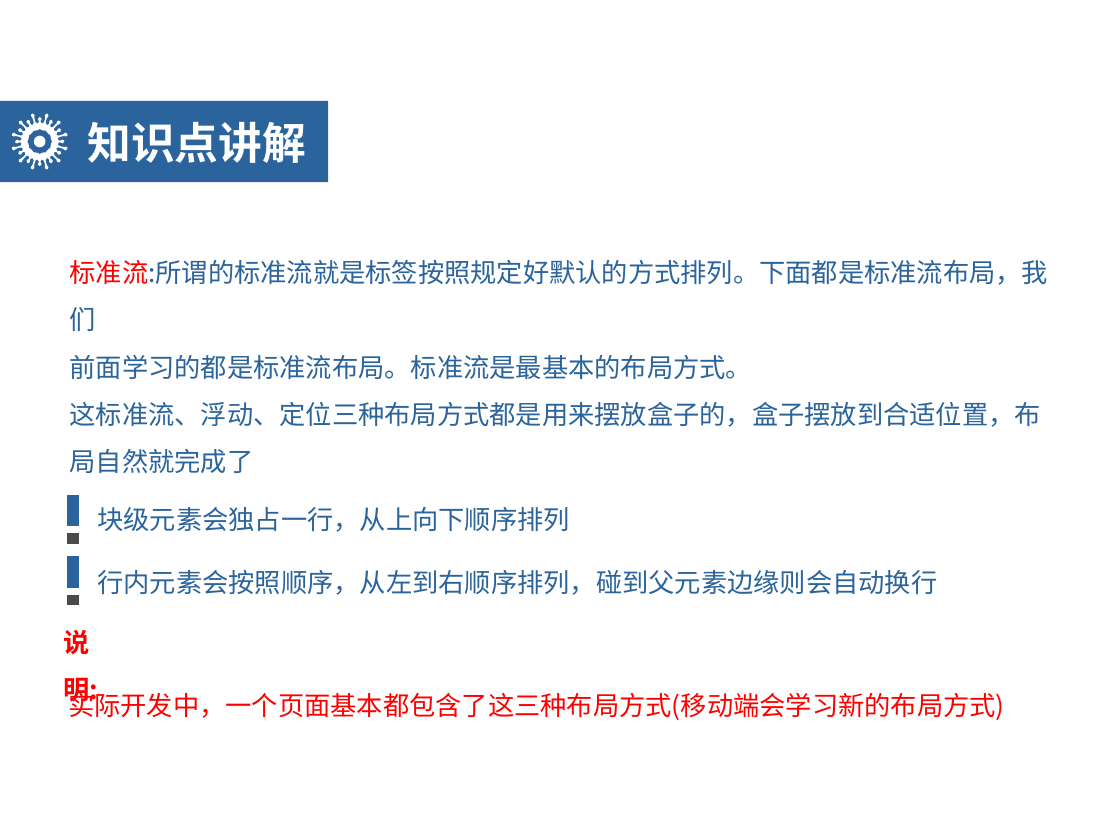
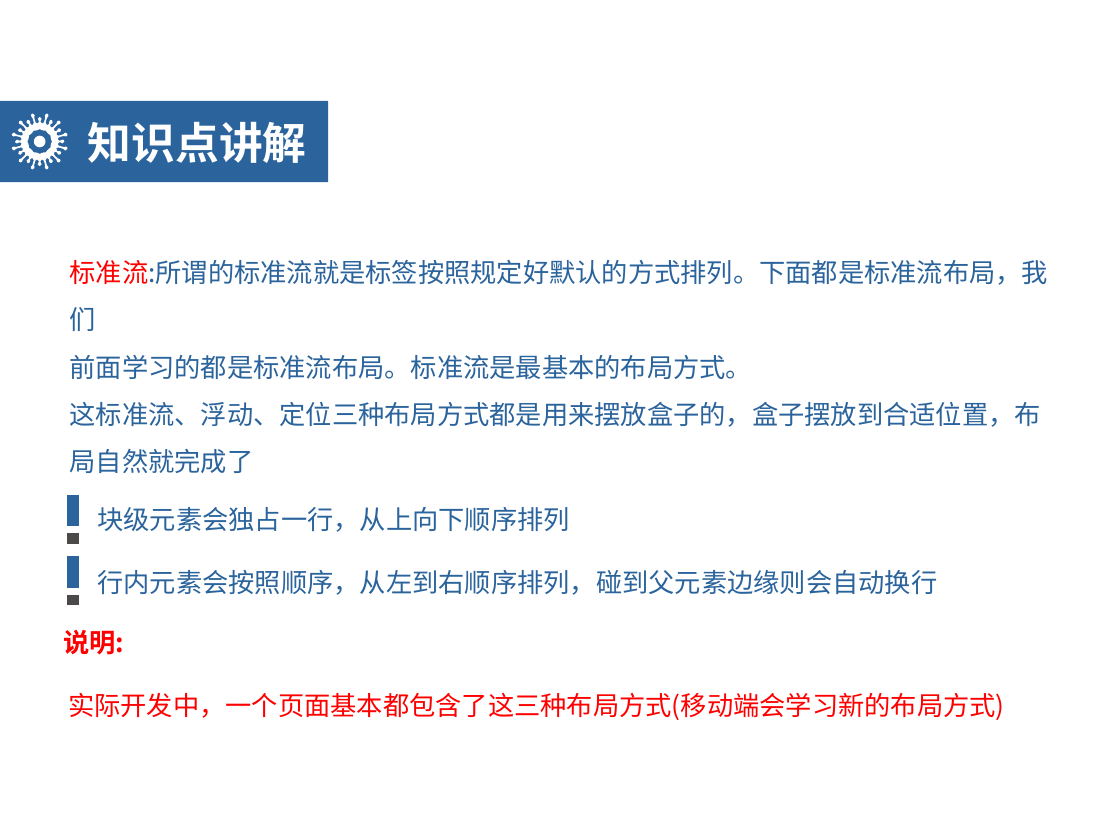
Before and after one commit to Ischenchenya/HTMLandCSSCourse, a slide deck: slide 16 of day06-CSS3/teach/day06-HTML5CSS3.pptx (slide 12 before the commit). Drawn at 1120x840 pixels with LibreOffice and Linux fonts; fonts in the diff are those of the drawing; background and template pictures are left out. Boxes give left, top, right and bottom in pixels: in the first picture for what was removed or moved away, otherwise in the second. Text is boxed around its words. In the diff, an @@ line names an element or a change of style, - is before the commit and + after.

```diff
--- a/day06-CSS3/teach/day06-HTML5CSS3.pptx
+++ b/day06-CSS3/teach/day06-HTML5CSS3.pptx
@@ text "说明:" rewrapped from (63, 630, 98, 706) to (63, 630, 124, 655) @@
@@ text "实际开发中，一个页面基本都包含了这三种布局方式(移动端会学习新的布局方式)" rewrapped from (68, 688, 1004, 720) to (68, 693, 1004, 720) @@
```
Also in this commit, not shown: 23 other slides changed, 14 slides added, 10 slides removed, 1 other file.
